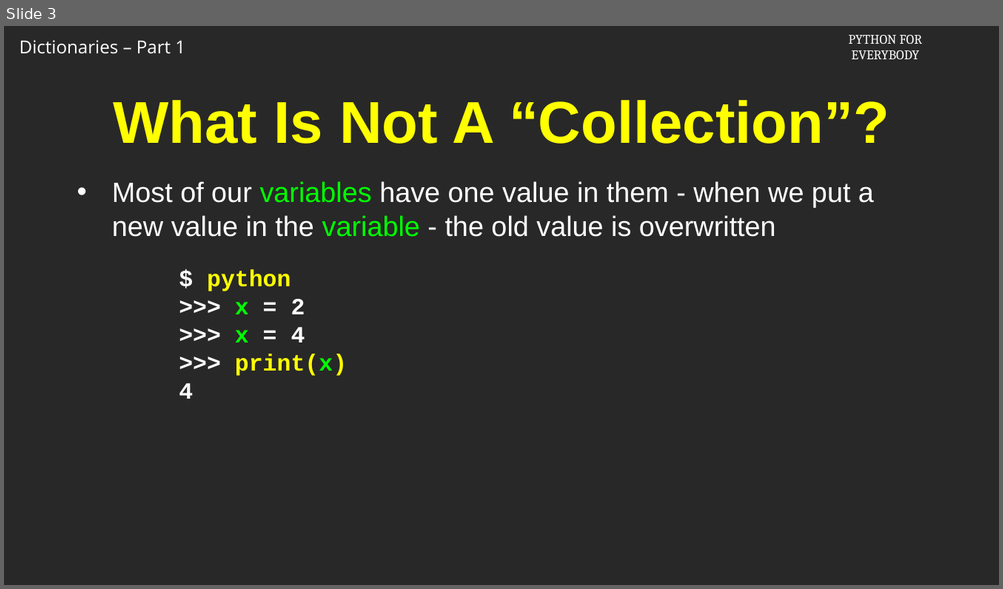
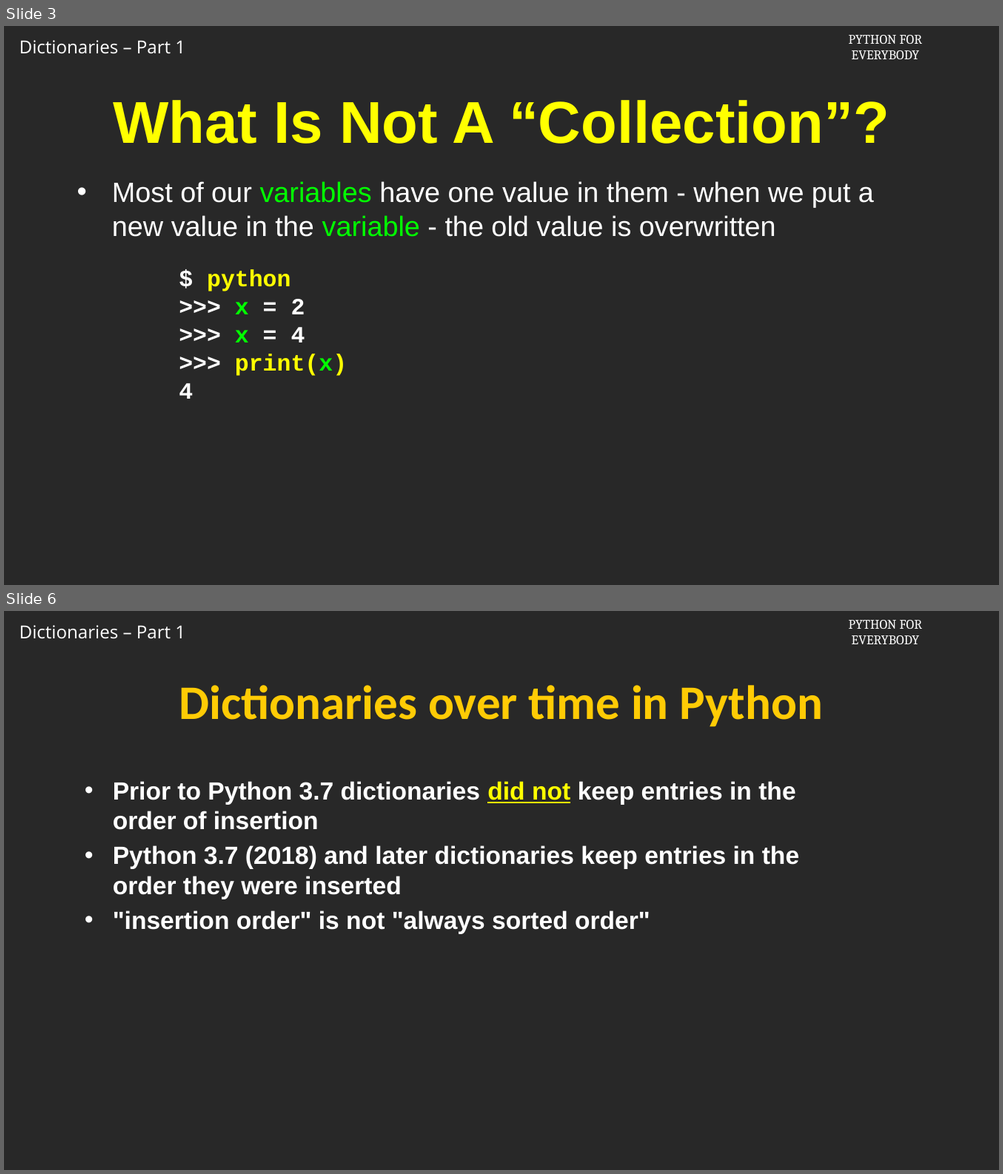
Before and after one commit to csev/py4e, a slide deck: cai/redo-2024/Slides/09-01-python4e.04.113016.pptx. Shown one above the other, each under a label of ours: slide 3 before the commit, slides 3 and 6 after it; the slides between them are not shown. The pictures are 1003x589 and 1003x1174 pixels, drawn with LibreOffice and Linux fonts; fonts in the diff are those of the drawing; background and template pictures are left out. Boxes give left, top, right and bottom in pixels: in the first picture for what was removed or moved away, otherwise in the second. Text is boxed around its words. In the diff, an @@ line names an element or a change of style, - is before the commit and + after.

```diff
--- a/cai/redo-2024/Slides/09-01-python4e.04.113016.pptx
+++ b/cai/redo-2024/Slides/09-01-python4e.04.113016.pptx
@@ slide 6 added at (4,611,999,1170), background picture (left out); not listed: 2 template elements that a slide beside it also shows @@
@@ title added at (179,685,822,727), 62 pt, text #FFCB05, bold @@
+Dictionaries over time in Python
@@ text added at (113,781,799,934), 32 pt, text #FFFFFF, bold @@
+• Prior to Python 3.7 dictionaries did not keep entries in the order of insertion
+• Python 3.7 (2018) and later dictionaries keep entries in the order they were inserted
+• "insertion order" is not "always sorted order"
```
Also in this commit, not shown: 5 slides changed, 3 other slides added, 2 slides removed, 6 other files.
